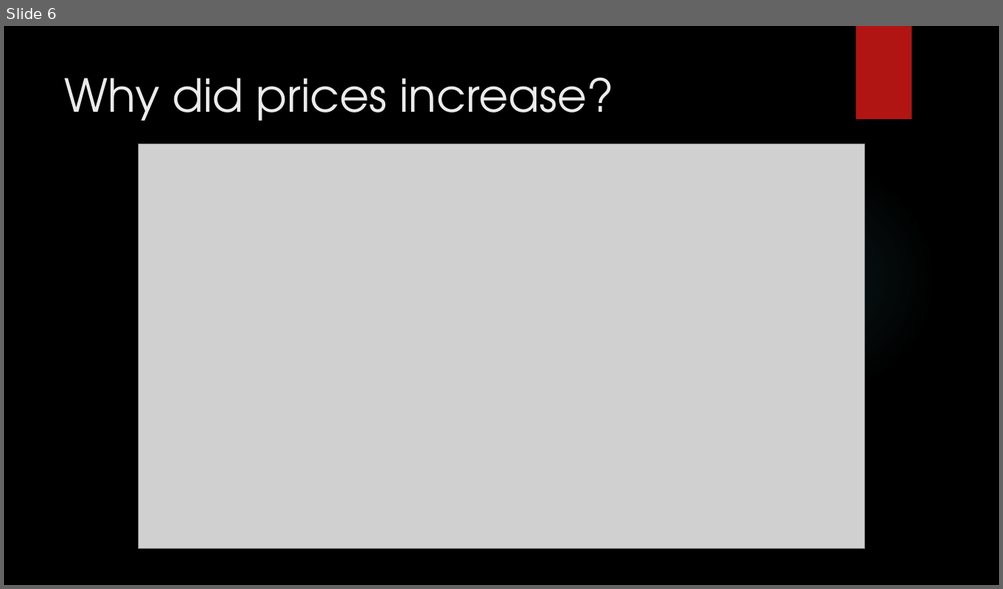
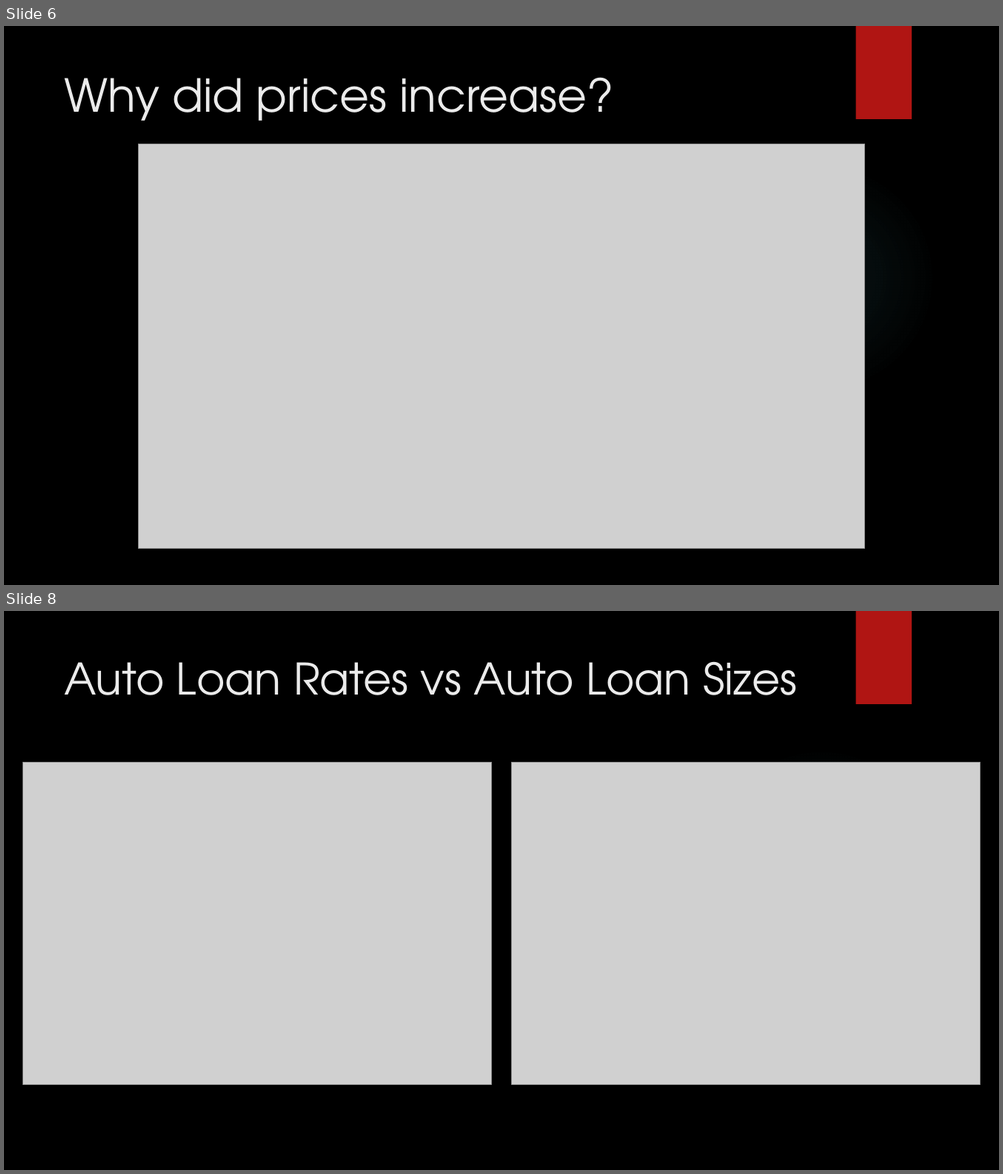
Before and after one commit to T800-101A/Impact_Vehicule_COVID-19, a slide deck: Project 1 Presentation .pptx. Shown one above the other, each under a label of ours: slide 6 before the commit, slides 6 and 8 after it; the slides between them are not shown. The pictures are 1003x589 and 1003x1174 pixels, drawn with LibreOffice and Linux fonts; fonts in the diff are those of the drawing; grey boxes stand for pictures; background and template pictures are left out. Boxes give left, top, right and bottom in pixels: in the first picture for what was removed or moved away, otherwise in the second. Text is boxed around its words. In the diff, an @@ line names an element or a change of style, - is before the commit and + after.

Commit message:
Add files via upload
Uploaded updated presentation. added slides 7-9

```diff
--- a/Project 1 Presentation .pptx
+++ b/Project 1 Presentation .pptx
@@ slide 8 added at (4, 611, 999, 1170), background picture (left out); not listed: 2 template elements that a slide beside it also shows @@
@@ title added at (64, 661, 797, 695), 42 pt, text #EBEBEB @@
+Auto Loan Rates vs Auto Loan Sizes
@@ picture added at (22, 763, 492, 1085) @@
@@ picture added at (512, 763, 981, 1085) @@
```
Also in this commit, not shown: 2 other slides added, 1 slide removed.
